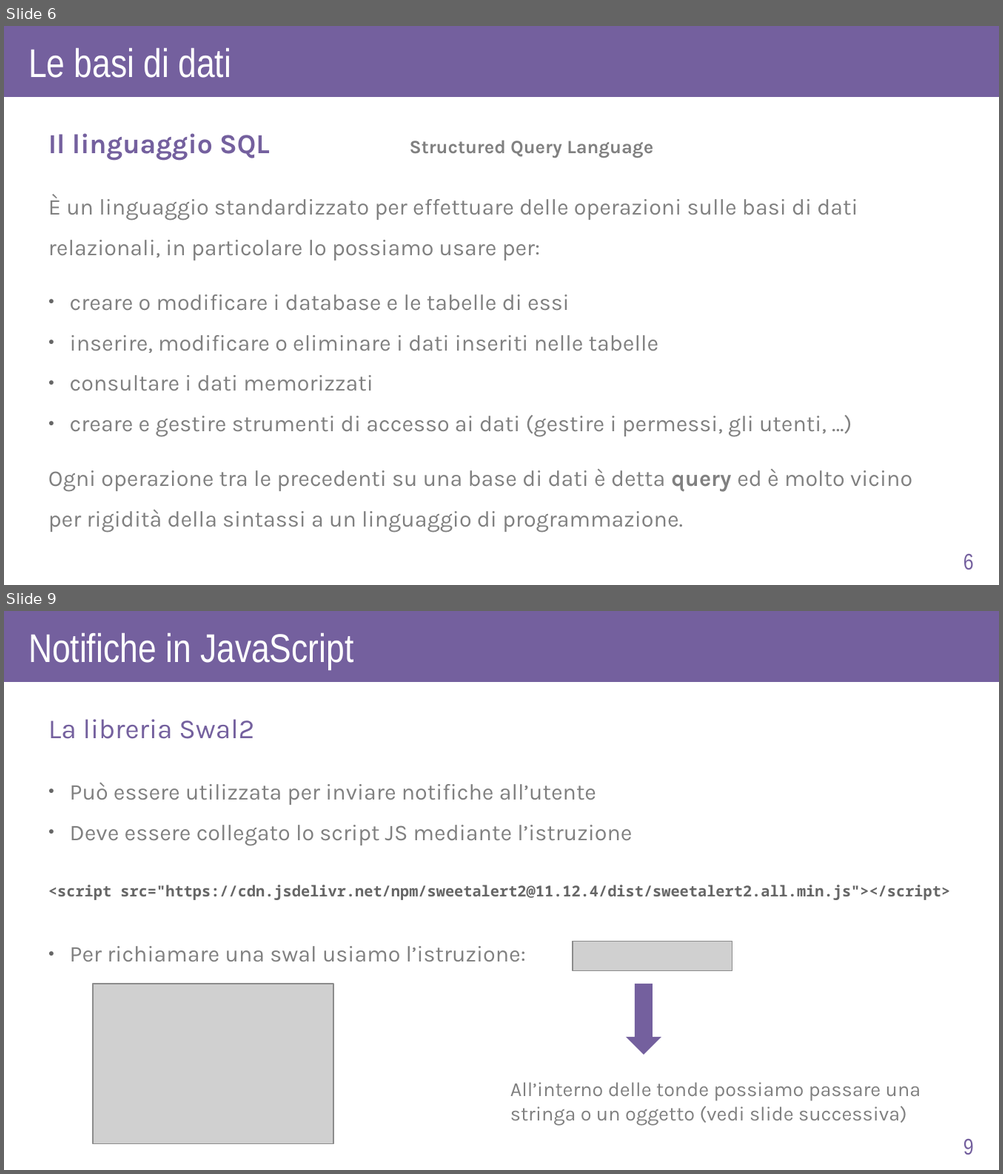
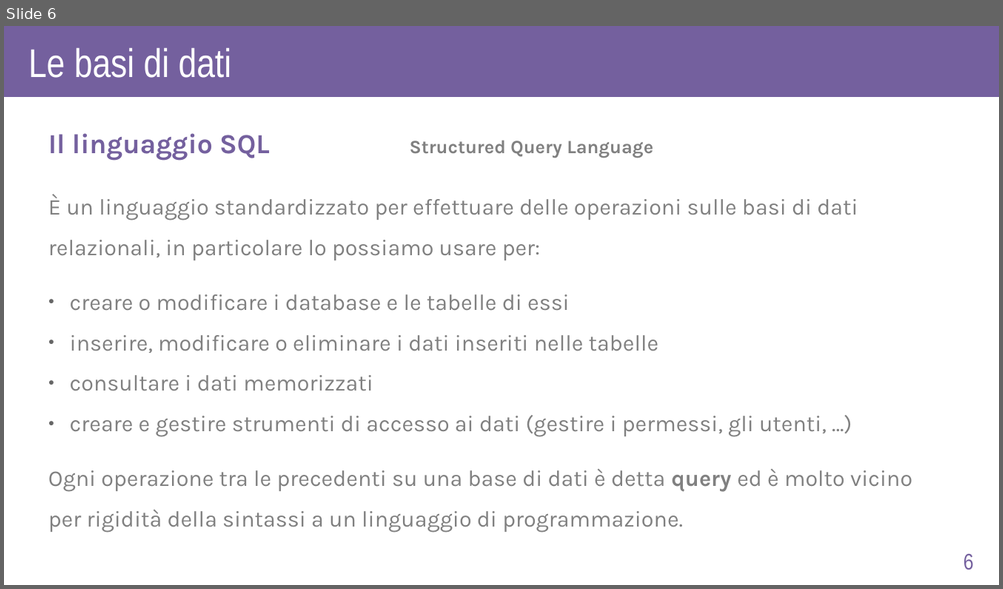
Before and after one commit to AlexF1789/corsoPHP, a slide deck: slide_odp/lez6.odp. Shown one above the other, each under a label of ours: slides 6 and 9 before the commit, slide 6 after it; the slides between them are not shown. The pictures are 1003x1174 and 1003x589 pixels, drawn with LibreOffice and Linux fonts; fonts in the diff are those of the drawing; grey boxes stand for pictures. Boxes give left, top, right and bottom in pixels: in the first picture for what was removed or moved away, otherwise in the second. Text is boxed around its words. In the diff, an @@ line names an element or a change of style, - is before the commit and + after.

```diff
--- a/slide_odp/lez6.odp
+++ b/slide_odp/lez6.odp
@@ slide 9 removed at box(4, 611, 999, 1170), background #FFFFFF @@
@@ rectangle removed at box(4, 611, 999, 682) @@
@@ text removed at box(28, 632, 353, 669) @@
-Notifiche in JavaScript
@@ text removed at box(48, 719, 254, 739) @@
-La libreria Swal2
@@ text removed at box(70, 783, 632, 963) @@
-● Può essere utilizzata per inviare notifiche all’utente
-● Deve essere collegato lo script JS mediante l’istruzione
-● Per richiamare una swal usiamo l’istruzione:
@@ text removed at box(48, 885, 950, 900) @@
-<script src="https://cdn.jsdelivr.net/npm/sweetalert2@11.12.4/dist/sweetalert2.all.min.js"></script>
@@ picture removed at box(572, 941, 732, 971) @@
@@ picture removed at box(93, 984, 333, 1145) @@
@@ down arrow removed at box(626, 984, 661, 1055) @@
@@ text removed at box(510, 1082, 921, 1126) @@
-All’interno delle tonde possiamo passare una
-stringa o un oggetto (vedi slide successiva)
@@ page number removed at box(963, 1139, 973, 1156) @@
-9
```
Also in this commit, not shown: 1 slide changed, 13 slides added, 1 other slide removed.
